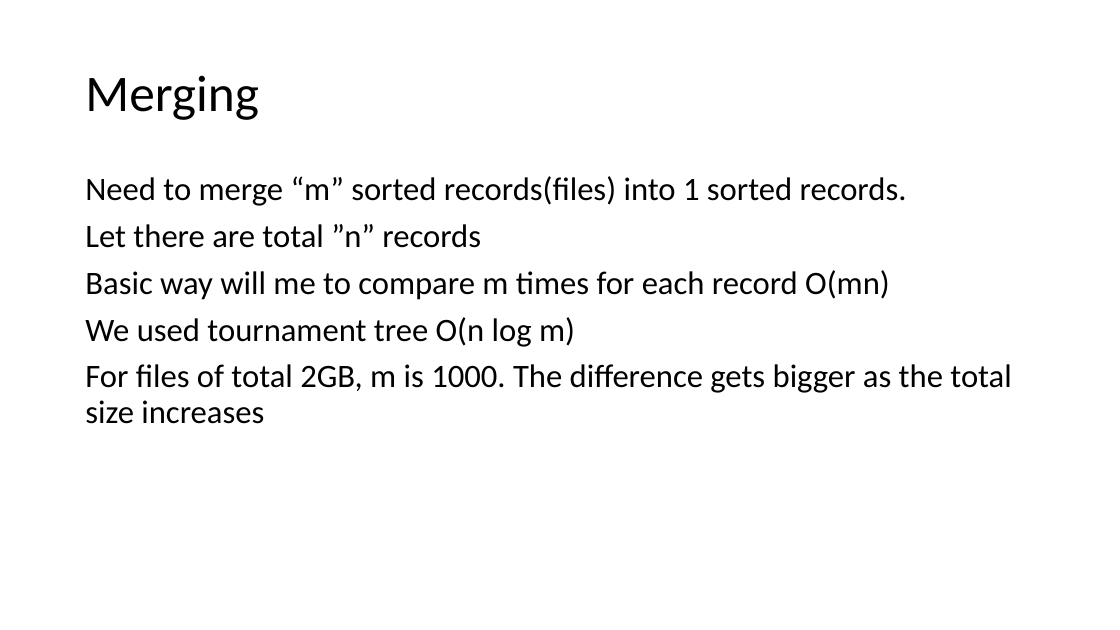
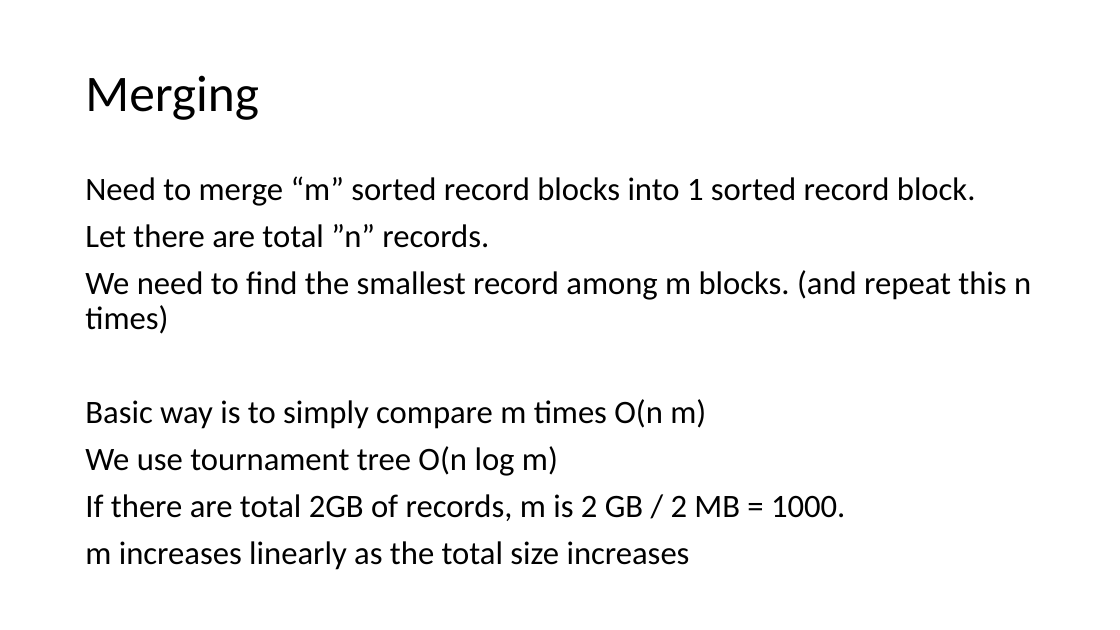
Before and after one commit to qwercxzsda/cs434-project, a slide deck: slide 13 of docs/Final Presentation.pptx. Drawn at 1120x630 pixels with LibreOffice and Linux fonts; fonts in the diff are those of the drawing. Boxes give left, top, right and bottom in pixels: in the first picture for what was removed or moved away, otherwise in the second. Text is boxed around its words. In the diff, an @@ line names an element or a change of style, - is before the commit and + after.

Commit message:
docs: export final presentation as pdf

```diff
--- a/docs/Final Presentation.pptx
+++ b/docs/Final Presentation.pptx
@@ text at (85,176,1031,570): text changed @@
-Need to merge “m” sorted records(files) into 1 sorted records.
-Let there are total ”n” records
-Basic way will me to compare m times for each record O(mn)
-We used tournament tree O(n log m)
-For files of total 2GB, m is 1000. The difference gets bigger as the total size increases
+Need to merge “m” sorted record blocks into 1 sorted record block.
+Let there are total ”n” records.
+We need to find the smallest record among m blocks. (and repeat this n times)
+Basic way is to simply compare m times O(n m)
+We use tournament tree O(n log m)
+If there are total 2GB of records, m is 2 GB / 2 MB = 1000.
+m increases linearly as the total size increases
```
Also in this commit, not shown: 1 other file.
